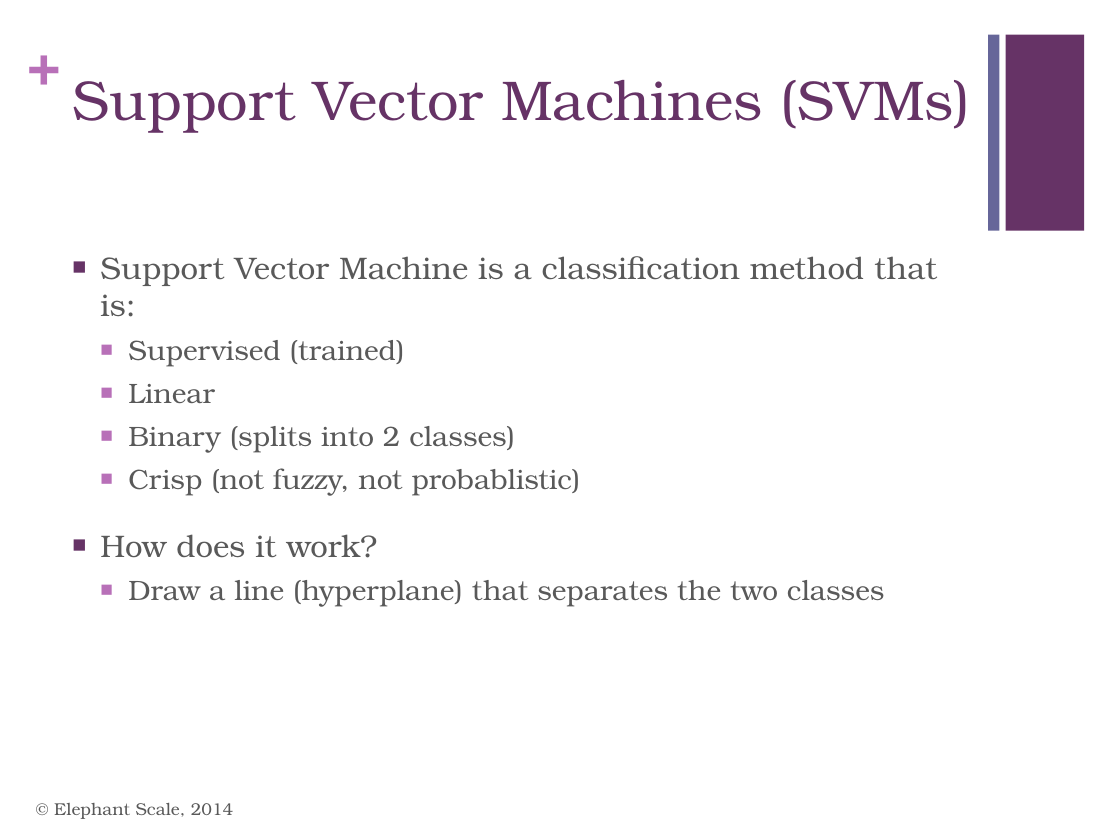
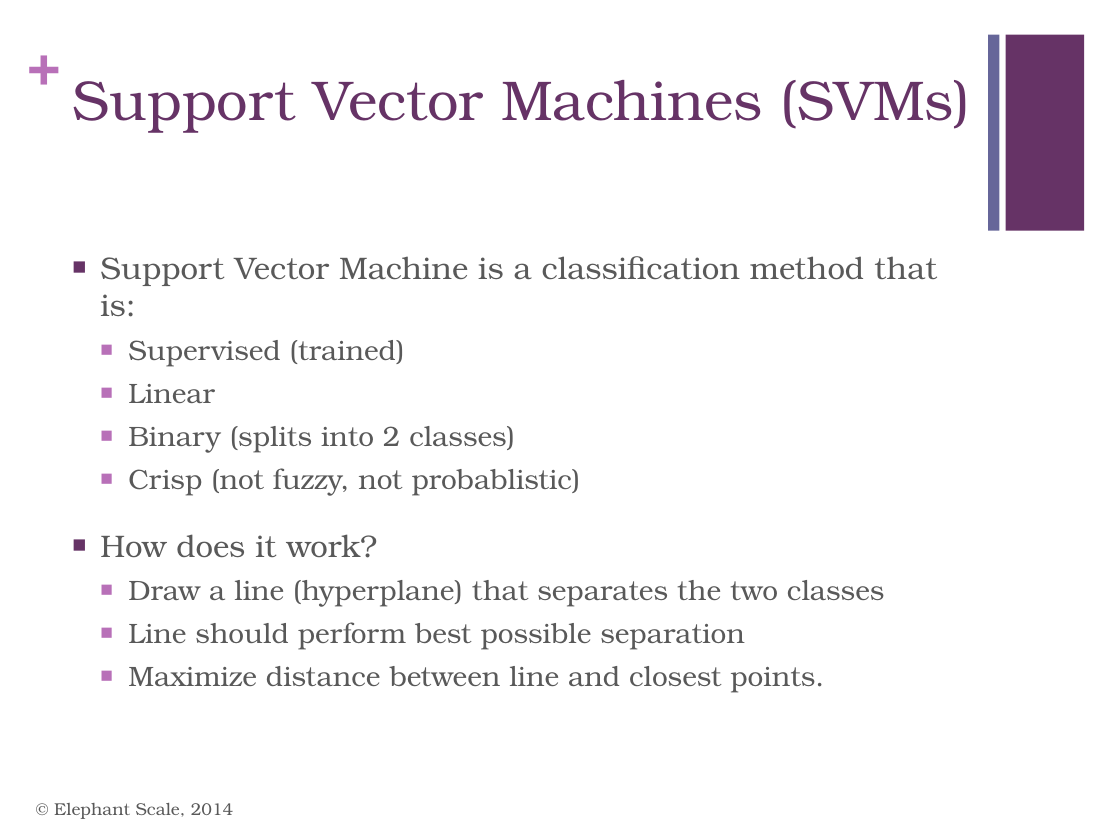
Before and after one commit to mattvinks/spark-labs, a slide deck: slide 55 of slides/MLLib.pptx (slide 48 before the commit). Drawn at 1120x840 pixels with LibreOffice and Linux fonts; fonts in the diff are those of the drawing. Boxes give left, top, right and bottom in pixels: in the first picture for what was removed or moved away, otherwise in the second. Text is boxed around its words. In the diff, an @@ line names an element or a change of style, - is before the commit and + after.

```diff
--- a/slides/MLLib.pptx
+++ b/slides/MLLib.pptx
@@ text at bbox=[128, 622, 824, 693]: paragraphs added @@
+  ■ Line should perform best possible separation
+  ■ Maximize distance between line and closest points.
```
Also in this commit, not shown: 6 other slides changed, 7 slides added.
